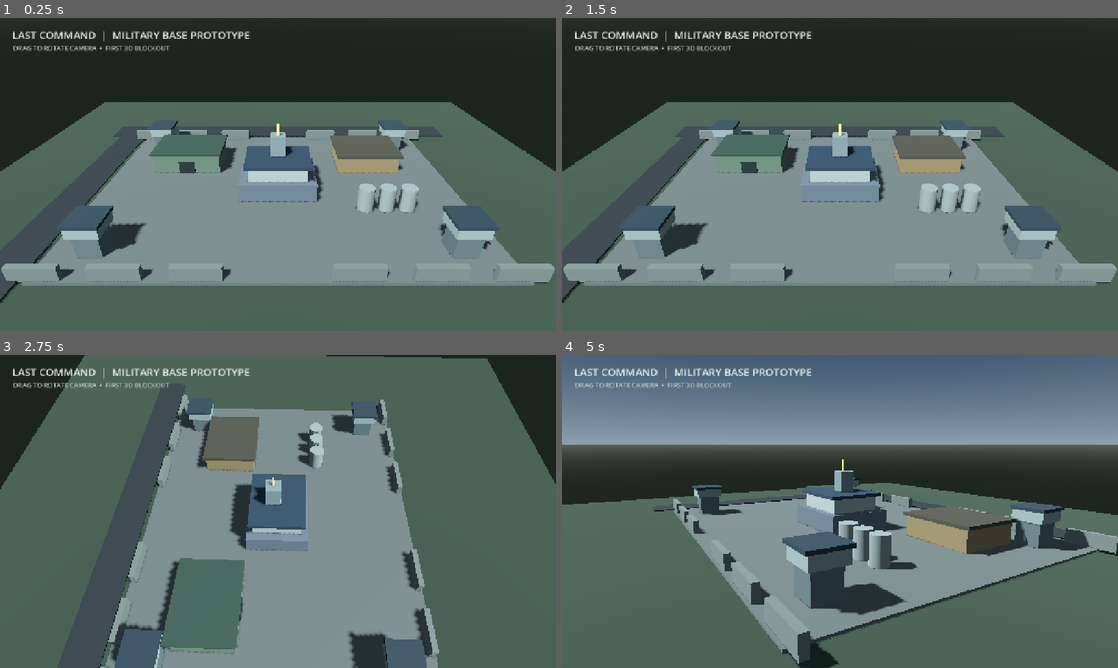
Above: before the commit, frames 1-4 (two rows, left to right).
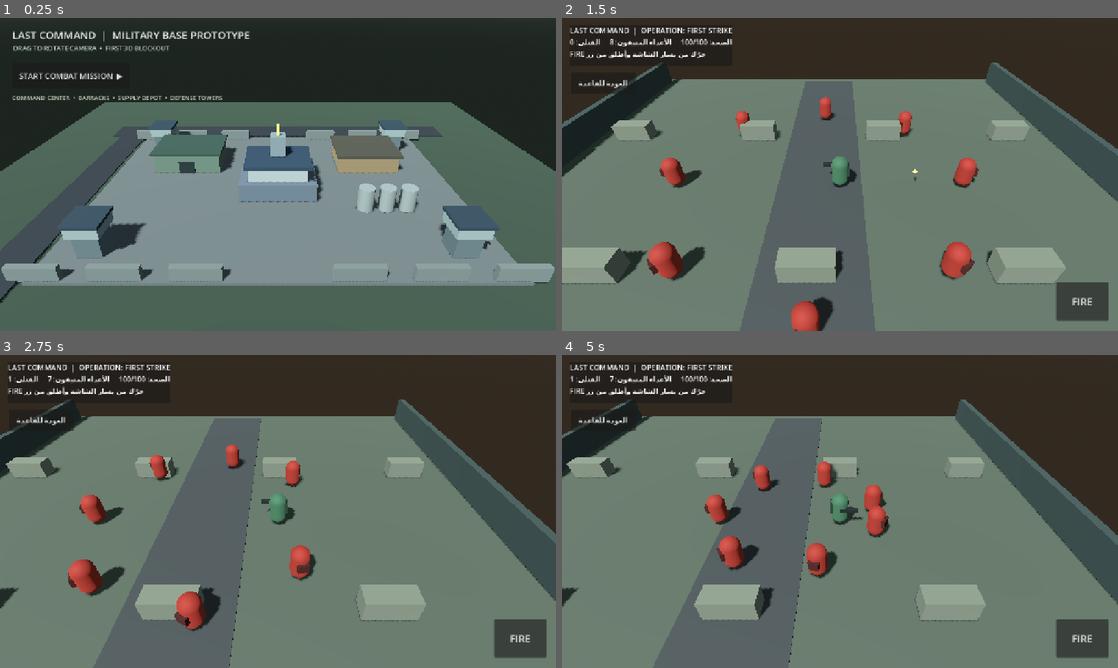
Above: after the commit, the same moments.

Repository: alshwqazf70-svg/last-command-android
Game: Godot game, scene res://scenes/base_preview.tscn
Two runs of this game, one before a commit and one after it. Both use one fixed random seed, a clock stepped at 60 frames per second and the inputs below.
Inputs (mouse positions are in pixels of both pictures, inside the frame that each line leads up to):
- Up to frame 1 (0.25 s): no input
- Up to frame 2 (1.5 s): click (634, 74) at 0.5 s, where only the run after the commit has a clickable "START COMBAT MISSION ▶"; tap Enter (ui_accept) at 1.25 s; move the mouse to (962, 158) at 1.27 s; hold Right (ui_right) from 1.28 s (still down); click (962, 158) at 1.42 s
- Up to frame 3 (2.75 s): tap Enter (ui_accept) at 1.52 s; release Right (ui_right) at 2 s; drag from (166, 527) to (250, 574) at 2.02 s
- Up to frame 4 (5 s): move the mouse to (895, 442) at 2.77 s; hold Right (ui_right) 2.78-3.5 s; drag from (812, 574) to (673, 464) at 3.52 s; move the mouse to (1006, 558) at 4.27 s; hold Left (ui_left) from 4.28 s (still down); tap Enter (ui_accept) at 4.52 s

The runs differ from the first frame. In frame 1, 0.6% of the frame differs, in the area x 2-40%, y 17-27%; in frame 2, 69%; in frame 3, 82%; in frame 4, 88%, in the area x 0-100%, y 0-100%.

Commit message:
Add mission launch button to military base

Diff:
--- a/project/scripts/base_preview.gd
+++ b/project/scripts/base_preview.gd
@@ -151,7 +151,23 @@
 	hint.position = Vector2(30.0, 58.0)
 	hint.add_theme_font_size_override("font_size", 15)
 	hint.add_theme_color_override("font_color", Color(0.75, 0.82, 0.80))
+
 	layer.add_child(hint)
+
+	var mission_button := Button.new()
+	mission_button.text = "START COMBAT MISSION  ▶"
+	mission_button.position = Vector2(28.0, 104.0)
+	mission_button.custom_minimum_size = Vector2(270.0, 58.0)
+	mission_button.add_theme_font_size_override("font_size", 18)
+	mission_button.pressed.connect(func(): get_tree().change_scene_to_file("res://scenes/mission.tscn"))
+	layer.add_child(mission_button)
+
+	var base_status := Label.new()
+	base_status.text = "COMMAND CENTER  •  BARRACKS  •  SUPPLY DEPOT  •  DEFENSE TOWERS"
+	base_status.position = Vector2(28.0, 174.0)
+	base_status.add_theme_font_size_override("font_size", 14)
+	base_status.add_theme_color_override("font_color", Color(0.84, 0.87, 0.81))
+	layer.add_child(base_status)
 
 func _input(event: InputEvent) -> void:
 	if event is InputEventScreenTouch:
